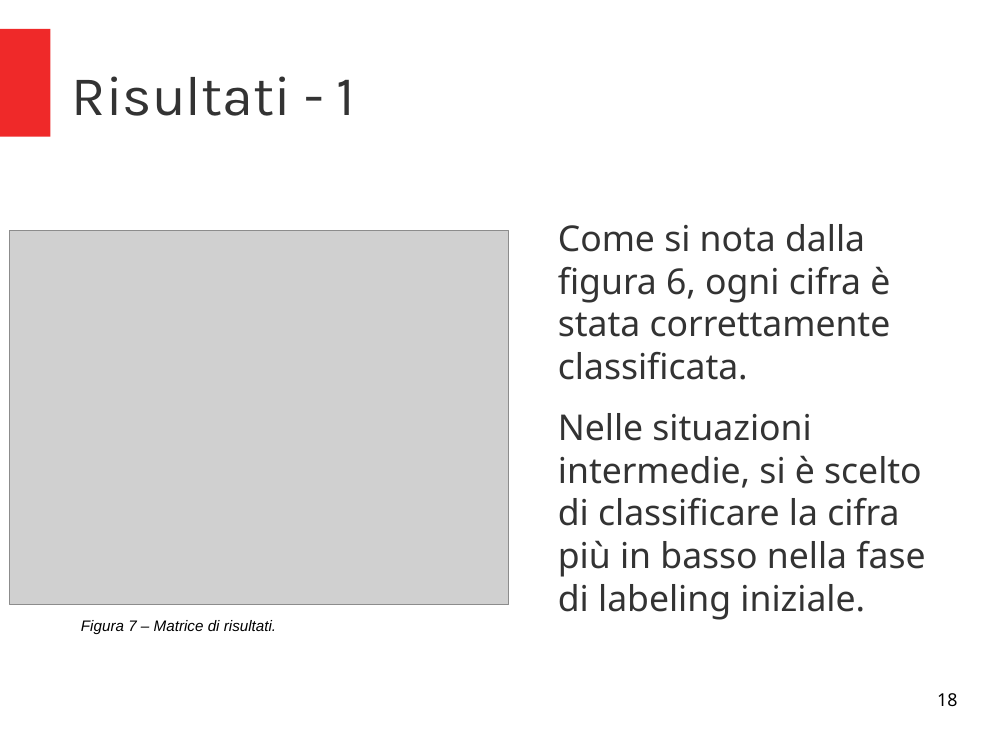
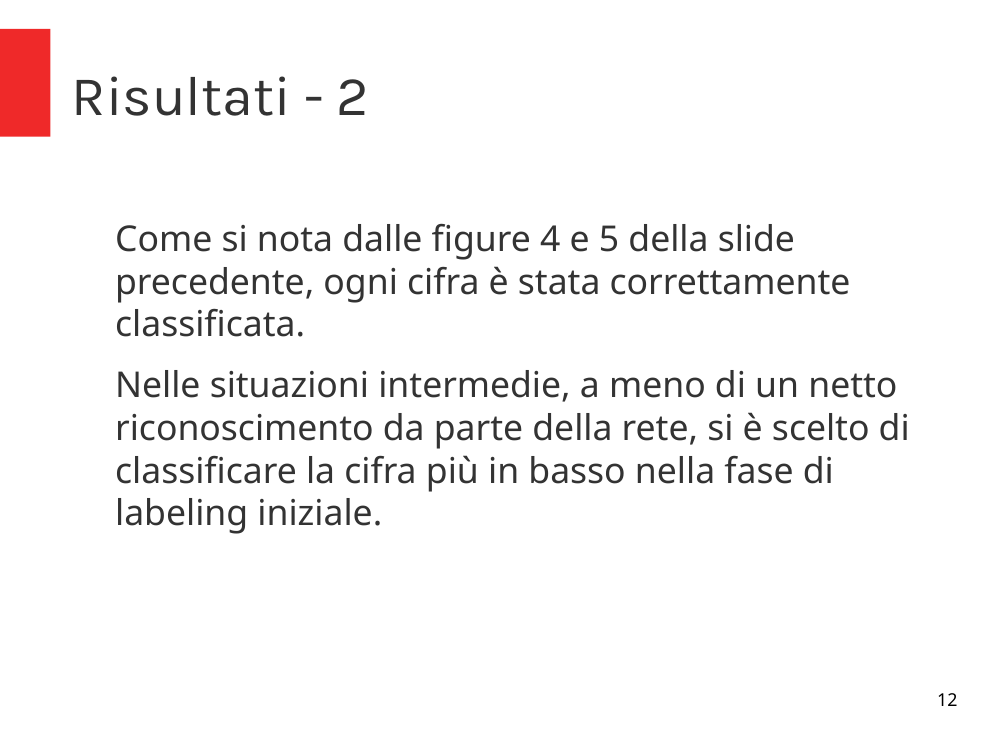
Before and after one commit to micheleFraccaroli/Progetto_IA, a slide deck: slide 12 of Presentazione/Press.odp (slide 18 before the commit). Drawn at 1008x756 pixels with LibreOffice and Linux fonts; fonts in the diff are those of the drawing; grey boxes stand for pictures. Boxes give left, top, right and bottom in pixels: in the first picture for what was removed or moved away, otherwise in the second. Text is boxed around its words. In the diff, an @@ line names an element or a change of style, - is before the commit and + after.

```diff
--- a/Presentazione/Press.odp
+++ b/Presentazione/Press.odp
@@ title at (72, 76, 369, 116): text changed @@
-Risultati - 1
+Risultati - 2
@@ picture removed at (10, 231, 509, 605) @@
@@ text at (115, 224, 910, 534): text changed @@
-Come si nota dalla figura 6, ogni cifra è stata correttamente classificata.
-Nelle situazioni intermedie, si è scelto di classificare la cifra più in basso nella fase di labeling iniziale.
+Come si nota dalle figure 4 e 5 della slide precedente, ogni cifra è stata correttamente classificata.
+Nelle situazioni intermedie, a meno di un netto riconoscimento da parte della rete, si è scelto di classificare la cifra più in basso nella fase di labeling iniziale.
@@ text removed at (81, 620, 276, 634) @@
-Figura 7 – Matrice di risultati.
@@ page number at (937, 693, 957, 706): text changed @@
-18
+12
```
Also in this commit, not shown: 7 other slides changed, 1 slide added, 7 slides removed, 2 other files.
